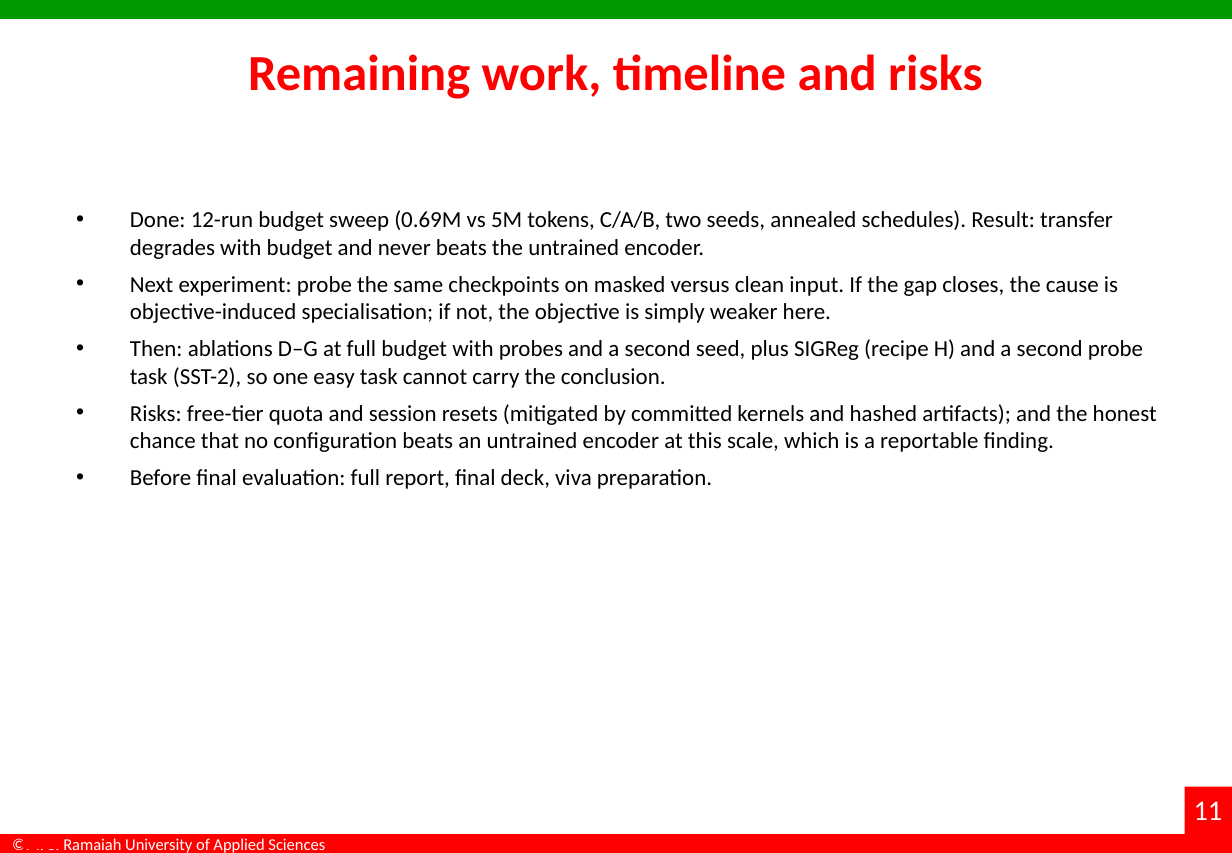
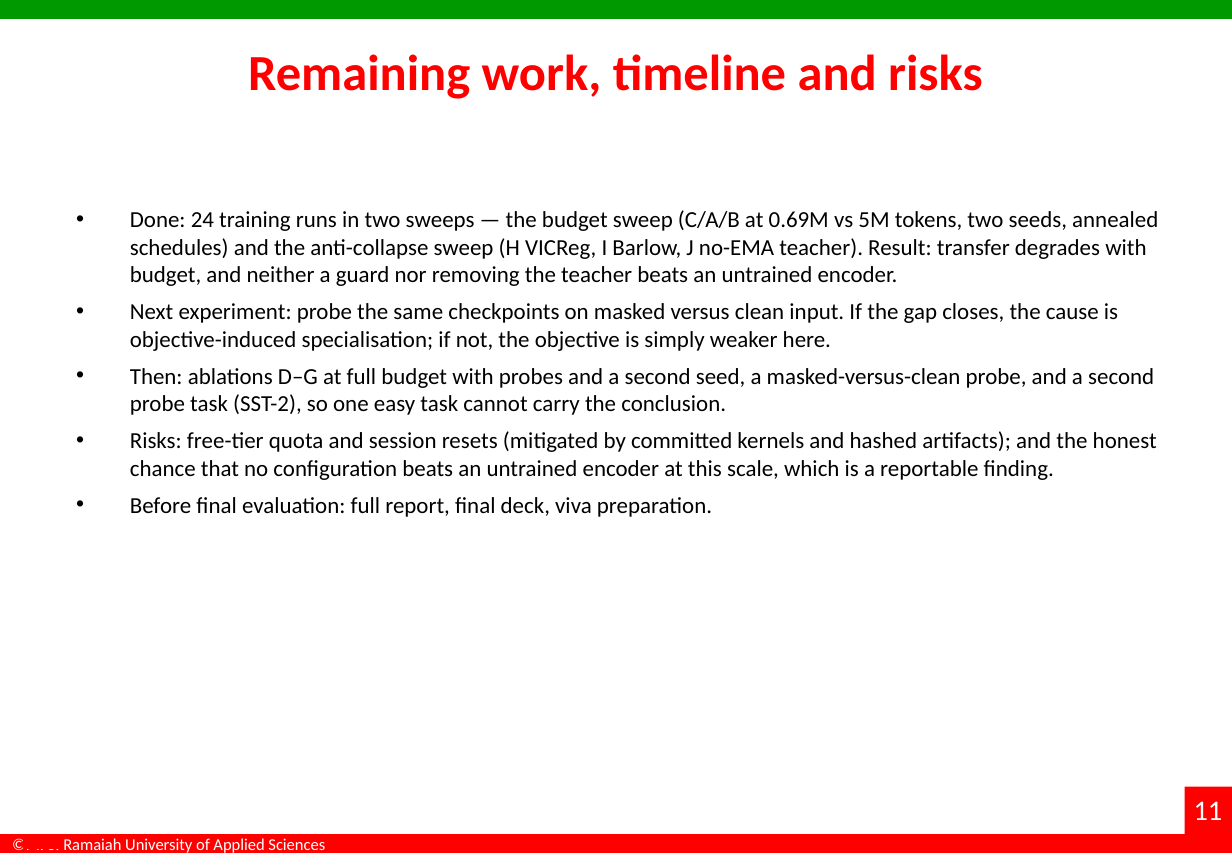
Before and after one commit to dakshadev/7th-sem, a slide deck: slide 11 of docs/Interim_Project_Presentation_7th-sem.pptx. Drawn at 1232x853 pixels with LibreOffice and Linux fonts; fonts in the diff are those of the drawing; background and template pictures are left out. Boxes give left, top, right and bottom in pixels: in the first picture for what was removed or moved away, otherwise in the second. Text is boxed around its words. In the diff, an @@ line names an element or a change of style, - is before the commit and + after.

```diff
--- a/docs/Interim_Project_Presentation_7th-sem.pptx
+++ b/docs/Interim_Project_Presentation_7th-sem.pptx
@@ text at [130,210,1158,286]: text changed @@
-• Done: 12-run budget sweep (0.69M vs 5M tokens, C/A/B, two seeds, annealed schedules). Result: transfer degrades with budget and never beats the untrained encoder.
+• Done: 24 training runs in two sweeps — the budget sweep (C/A/B at 0.69M vs 5M tokens, two seeds, annealed schedules) and the anti-collapse sweep (H VICReg, I Barlow, J no-EMA teacher). Result: transfer degrades with budget, and neither a guard nor removing the teacher beats an untrained encoder.
@@ text at [130,368,1154,415]: text changed @@
-• Then: ablations D–G at full budget with probes and a second seed, plus SIGReg (recipe H) and a second probe task (SST-2), so one easy task cannot carry the conclusion.
+• Then: ablations D–G at full budget with probes and a second seed, a masked-versus-clean probe, and a second probe task (SST-2), so one easy task cannot carry the conclusion.
```
Also in this commit, not shown: 4 other slides changed.
